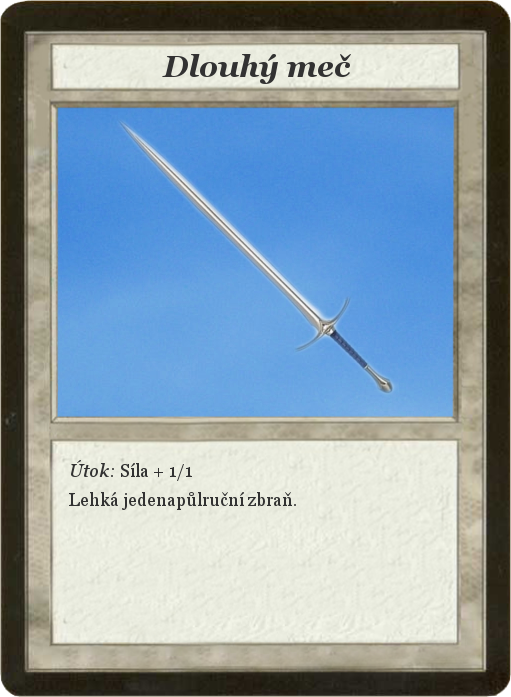
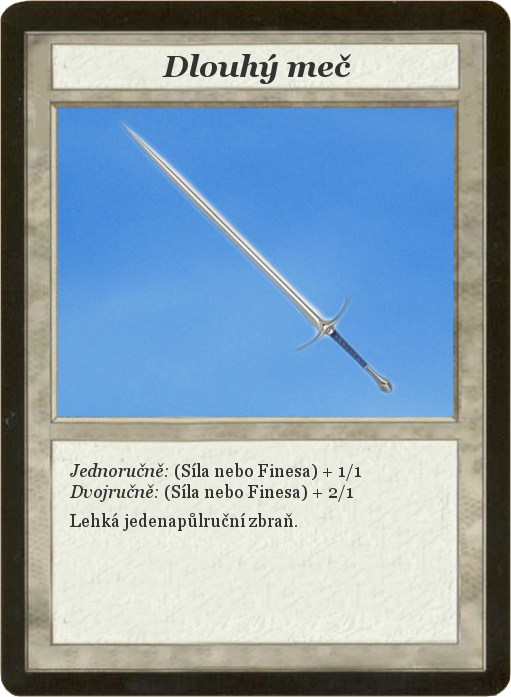
Layers edited between the first and the second 511×697 image:
renamed "Útok: Síla + 1/1 ..." to "Jednoručně: (Síla nebo Finesa)...", painted on it over [69, 460, 361, 531]
